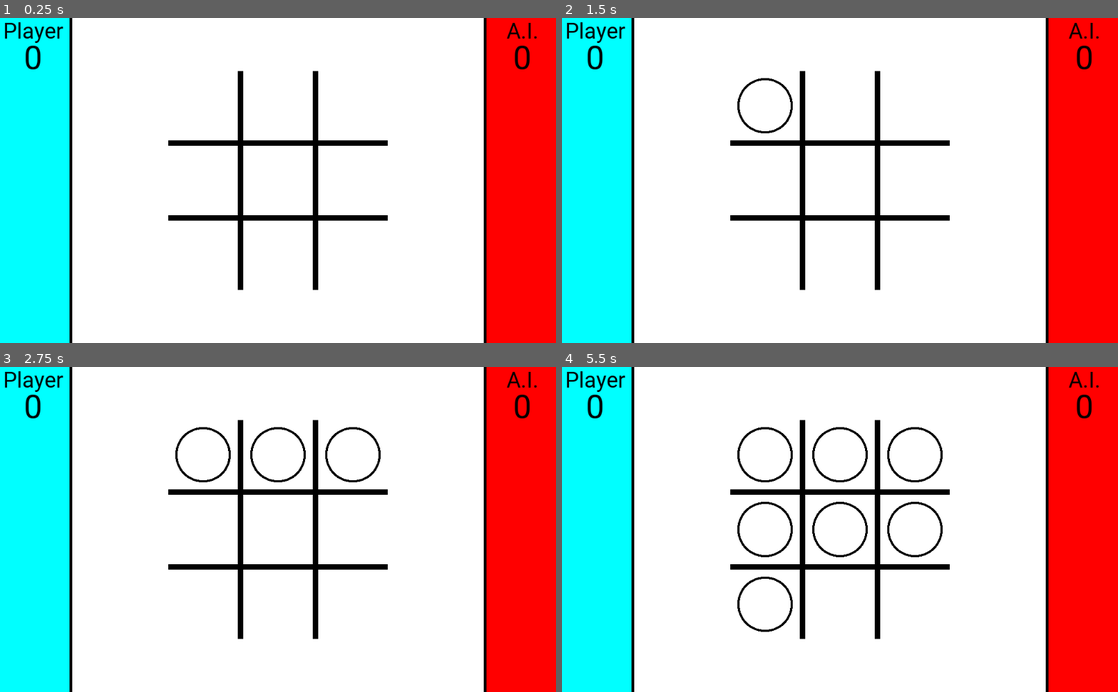
Above: before the commit, frames 1-4 (two rows, left to right).
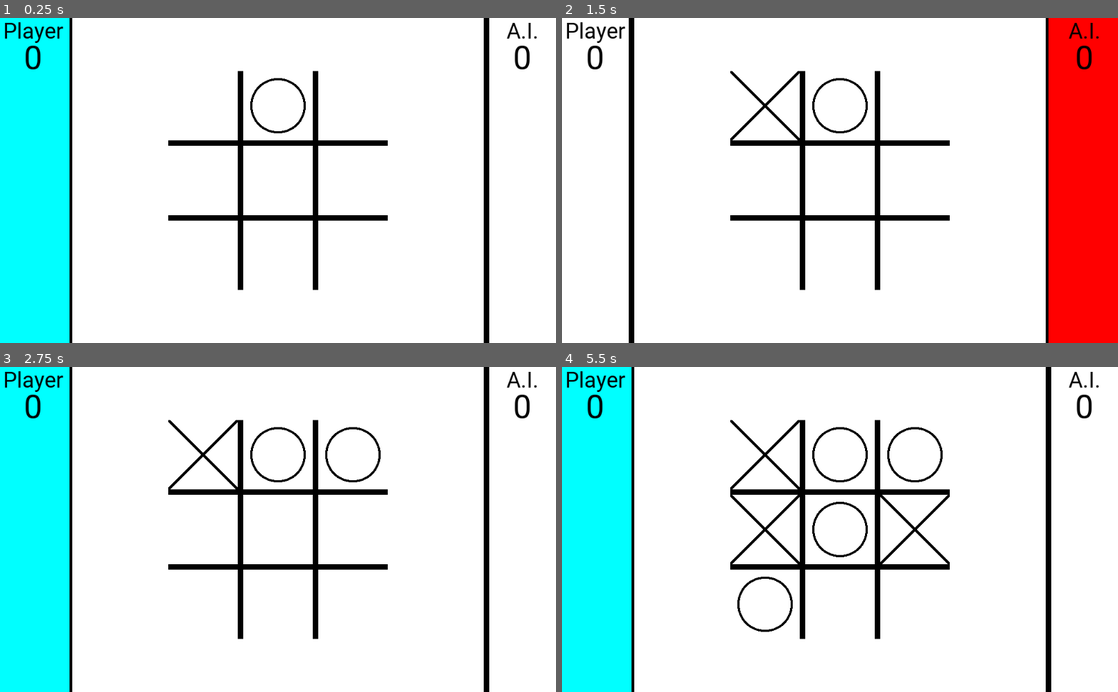
Above: after the commit, the same moments.

Repository: MGon025/CPSC481_Project
Game: Godot game, scene res://Board.tscn
Same seed, same stepped clock (60 frames per second), same inputs: the game is played once before the commit and once after it. The project has no main scene, so this scene is started directly.
Inputs (mouse positions are in pixels of both pictures, inside the frame that each line leads up to):
- Up to frame 1 (0.25 s): no input
- Up to frame 2 (1.5 s): tap Enter at 0.5 s; move the mouse to (767, 105) at 0.52 s; click (767, 105) at 0.67 s; tap Space at 1.25 s; move the mouse to (840, 105) at 1.27 s; click (840, 105) at 1.42 s
- Up to frame 3 (2.75 s): tap Enter at 2 s; move the mouse to (350, 454) at 2.02 s; click (350, 454) at 2.17 s
- Up to frame 4 (5.5 s): tap Space at 2.75, 4.25 s; move the mouse to (767, 529) at 2.77 s; click (767, 529) at 2.92 s; tap Enter at 3.5 s; move the mouse to (840, 529) at 3.52 s; click (840, 529) at 3.67 s; move the mouse to (912, 529) at 4.27 s; click (912, 529) at 4.42 s; move the mouse to (767, 604) at 5.02 s; click (767, 604) at 5.17 s

The runs differ from the first frame. In frame 1, 13% of the frame differs, in the area x 45-100%, y 0-100%; in frame 2, 13%; in frame 3, 13%; in frame 4, 14%, in the area x 30-100%, y 0-100%.

Commit message:
turn dependent changes
- background is only visible on turn.
- O mark for whoever goes first
- public func to emulate a tile click

Diff:
--- a/board.gd
+++ b/board.gd
@@ -6,13 +6,25 @@
 # var b = "text"
 
 var marks = []
+var player1_is_first = false
+var use_circle = true
+onready var player1bg = get_node("Stats/BGLeft")
+onready var player2bg = get_node("Stats/BGRight")
 
 # Called when the node enters the scene tree for the first time.
 func _ready():
 	for node in range(9):
 		var path = "Marks/Mark" + str(node)
-		marks.append(get_node(path))
+		var tile = get_node(path)
+		tile.connect("mark_clicked", self, "_on_turn_end")
+		marks.append(tile)
 	_clear_board()
+
+	if player1_is_first:
+		player2bg.visible = false
+	else:
+		player1bg.visible = false
+		_test_ai_click()
 
 
 # Called every frame. 'delta' is the elapsed time since the previous frame.
@@ -23,3 +35,15 @@
 func _clear_board():
 	for mark in marks:
 		mark.turn_off()
+
+
+# called when a tile is clicked
+func _on_turn_end():
+	use_circle = !use_circle
+	player1bg.visible = !player1bg.visible
+	player2bg.visible = !player2bg.visible
+
+
+# example of how the ai would click tile 1
+func _test_ai_click():
+	marks[1].toggle_mark()
--- a/tile.gd
+++ b/tile.gd
@@ -5,6 +5,7 @@
 var enabled = true
 var _selected = false
 var _click_saved = false
+onready var board = get_node("../..")
 
 
 func _ready():
@@ -17,7 +18,7 @@
 
 
 func _input(event):
-	# forget that a tile was selected if mouse clicked outside of the tile
+	# forget that a tile was selected if mouse is clicked outside of the tile
 	if not (event is InputEventMouseButton) or\
 			 event.get_button_index() != BUTTON_LEFT:
 		return
@@ -37,6 +38,13 @@
 	get_node("X").visible = false
 
 
+func toggle_mark():
+	enabled = false
+	turn_on(board.use_circle)
+	emit_signal("mark_clicked")
+	print(self.name + " clicked & disabled!")
+
+
 # called when a tile is left-clicked
 func _on_click(_viewport, event, _shape_idx):
 	if not (event is InputEventMouseButton) or\
@@ -48,10 +56,7 @@
 		return
 	elif _selected:
 		_selected = false
-		enabled = false
-		turn_on(true)
-		emit_signal("mark_clicked")
-		print(self.name + " clicked & disabled!")
+		toggle_mark()
 
 
 func _on_mouse_exit():
